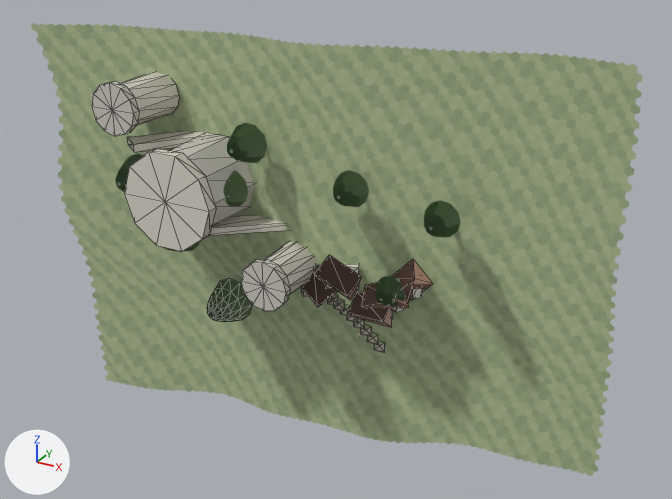
A saved change to the glTF model build/land.glb.
Camera for both pictures: a camera (50 mm lens) standing at (90.8, -164.6, 80.7) and looking at (3.8, -6.6, 1.6). Every picture has the same lights, and +X, +Y and +Z are marked at lower left. The first picture is the older version. Mesh edges are drawn as thin lines on the coarser meshes. Where no turn or scale is listed for an object, it has been applied to the vertices. Vertices at exactly the same position are counted once.

Names of what the first picture shows: 'crown.004', 'crown.005', 'curtain', 'curtain.001', 'ground', 'ground.001', 'ground.002', 'ground.003', 'keep', 'keep_battlement', 'tower', 'tower.001', 'tower_batt', 'tower_batt.001' and 22 more.
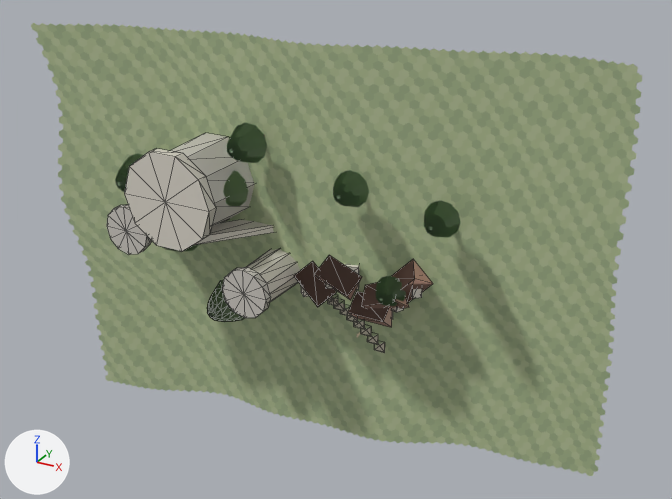
Commit message: landscape pass 6: towers on the near slope — 9 of 10 predicates

Boxes (x1, y1, x2, y2) around the edits, measured in the pictures (672 x 499 px):
'tower_batt.001', moved
    before: (92, 82, 139, 136)
    after: (107, 205, 151, 254)
'tower_batt', moved
    before: (241, 259, 291, 311)
    after: (222, 267, 271, 318)
'tower', moved
    before: (265, 242, 318, 295)
    after: (246, 249, 300, 303)
'tower.001', moved (not visible afterwards)
    before: (120, 72, 179, 125)
'curtain', moved, turned
    before: (210, 215, 286, 235)
    after: (194, 219, 274, 245)
'curtain.001', moved, turned, rescaled (not visible afterwards)
    before: (127, 131, 218, 152)

What changed in the scene script:
```text
Change me_drum_002:
    used by ob_tower; location = (0.0, 0.0, 0.0)
    remove me_drum_002.from_pydata(...)  # 25 vertices, 36 faces; spans x -8.85..0.85, y -21.1..-7.39, z -6.85..2.85
    add me_drum_002.from_pydata(...)  # 25 vertices, 36 faces; spans x -13.85..-4.15, y -20.85..-7.15, z -9.85..-0.15
    me_drum_002 part 1: the whole mesh is moved by (-5.0, 0.25, -3.0)
Change me_drum_003:
    used by ob_tower_batt; location = (0.0, 0.0, 0.0)
    remove me_drum_003.from_pydata(...)  # 25 vertices, 36 faces; spans x -9.43..1.43, y -22.94..-21.1, z -7.43..3.43
    add me_drum_003.from_pydata(...)  # 25 vertices, 36 faces; spans x -14.43..-3.57, y -22.7..-20.85, z -10.43..0.43
    me_drum_003 part 2: the whole mesh is moved by (-5.0, 0.25, -3.0)
Change me_drum_004:
    used by ob_tower_001; location = (0.0, 0.0, 0.0)
    remove me_drum_004.from_pydata(...)  # 25 vertices, 36 faces; spans x -41.85..-32.15, y -23.86..-10.16, z 26.15..35.85
    add me_drum_004.from_pydata(...)  # 25 vertices, 36 faces; spans x -40.85..-31.15, y -24.32..-10.62, z 0.15..9.85
    me_drum_004 part 3: the whole mesh is moved by (1.0, -0.46, -26.0)
Change me_drum_005:
    used by ob_tower_batt_001; location = (0.0, 0.0, 0.0)
    remove me_drum_005.from_pydata(...)  # 25 vertices, 36 faces; spans x -42.43..-31.57, y -25.71..-23.86, z 25.57..36.43
    add me_drum_005.from_pydata(...)  # 25 vertices, 36 faces; spans x -41.43..-30.57, y -26.17..-24.32, z -0.43..10.43
    me_drum_005 part 4: the whole mesh is moved by (1.0, -0.46, -26.0)
Change ob_curtain:
    ob_curtain.location: (-14.0, -12.2, 6.0) -> (-16.5, -12.5, 4.5)
    ob_curtain.rotation_euler: (0.0, 0.0, 0.675) -> (0.0, 0.0, 0.903)  # degrees (0, 0, 39) -> degrees (0, 0, 52)
Change ob_curtain_001:
    ob_curtain_001.location: (-30.5, -12.7, 22.5) -> (-30.0, -14.7, 9.5)
    ob_curtain_001.rotation_euler: (0.0, 0.0, -2.224) -> (0.0, 0.0, 2.498)  # degrees (0, 0, -127) -> degrees (0, 0, 143)
    ob_curtain_001.scale: (21.4, 6.0, 1.62) -> (15.0, 6.0, 1.62)
```
